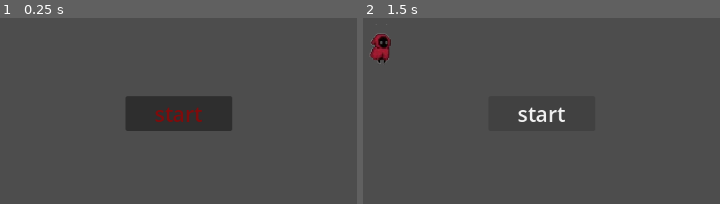
Above: before the commit, frames 1-2 (left to right).
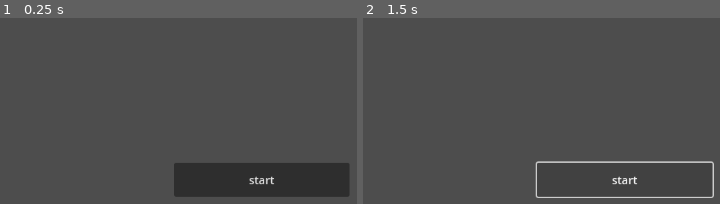
Above: after the commit, the same moments.

Repository: chochodile14/rpg
Game: Godot game, scene res://hub.tscn
The game is run twice, just before and just after one commit, with the same random seed, the same clock (stepped at 60 frames per second) and the same inputs.
Inputs:
- Up to frame 1 (0.25 s): no input
- Up to frame 2 (1.5 s): click "start" at 0.5 s; click "start" at 1.25 s

The runs differ from the first frame. In frame 1, 14% of the frame differs, in the area x 35-98%, y 41-97%; in frame 2, 2.3%.
Error after the commit: Attempt to call function 'hide' in base 'null instance' on a null instance. (res://hub.tscn::GDScript_qlmhu:15)

Commit message:
deso
voila le debut

Diff:
--- /dev/null
+++ b/programme du rpg/button.gd
@@ -0,0 +1,14 @@
+extends Button
+
+
+
+func _ready() -> void:
+	pass
+
+
+func _on_button_pressed() -> void:
+	$Button.hide()
+	get_tree().change_scene_to_file("res://map.tscn")
+
+func _process(delta: float) -> void:
+	pass
--- a/programme du rpg/character_body_2d.gd
+++ b/programme du rpg/character_body_2d.gd
@@ -1,11 +1,19 @@
 extends CharacterBody2D
-@export var speed =400
+@export var speed = 400
+var screen_size
+func _ready() -> void:
+	screen_size = get_viewport_rect().size
 
-func process(delta):
+func _process(delta: float) -> void:
 	var velocity = Vector2.ZERO
-
-	velocity.x += Input.get_axis("mouvement_gauche","mouvement_droit")
-	velocity.y += Input.get_axis("mouvement_haut","mouvement_bas")
+	if Input.is_action_pressed("mouvement_droit"):
+		velocity.x += 1
+	if Input.is_action_pressed("mouvement_gauche"):
+		velocity.x -= 1
+	if Input.is_action_pressed("mouvement_haut"):
+		velocity.y -= 1
+	if Input.is_action_pressed("mouvement_bas"):
+		velocity.y += 1
 
 	if velocity.length() > 0:
 		velocity = velocity.normalized() * speed;
@@ -14,6 +22,7 @@
 		$AnimatedSprite2D.stop()
 
 	position += velocity * delta
+	position = position.clamp(Vector2.ZERO, screen_size)
 
 	if velocity.x != 0:
 		$AnimatedSprite2D.animation = "walk"
--- a/programme du rpg/hub.gd
+++ /dev/null
@@ -1,16 +0,0 @@
-extends CanvasLayer
-signal start_game
-
-
-func _ready() -> void:
-	pass
-
-
-func _process(delta: float) -> void:
-	pass
-
-
-func _on_button_pressed() -> void:
-	start_game.emit()
-	$start.hide()
-	get_tree().change_scene_to_file("res://map.tscn")
--- a/programme du rpg/hub.tscn
+++ b/programme du rpg/hub.tscn
@@ -1,33 +1,35 @@
-[gd_scene load_steps=3 format=3 uid="uid://iqsa7thkgt43"]
+[gd_scene load_steps=3 format=3 uid="uid://qdl1o1fy4y1m"]
 
-[ext_resource type="Script" uid="uid://crxlrsirhbe44" path="res://hub.gd" id="1_l10or"]
+[ext_resource type="Script" uid="uid://duq8scgdy4ldm" path="res://button.gd" id="1_l10or"]
 
-[sub_resource type="GDScript" id="GDScript_hjueh"]
-script/source = "extends Button
-
+[sub_resource type="GDScript" id="GDScript_qlmhu"]
+script/source = "extends CanvasLayer
+signal start_game
 
 
 func _ready() -> void:
 	pass
 
 
-
 func _process(delta: float) -> void:
 	pass
+
+
+func _on_button_pressed() -> void:
+	start_game.emit()
+	$start.hide()
+	get_tree().change_scene_to_file(\"res://map.tscn\")
 "
 
 [node name="hub" type="CanvasLayer"]
+script = SubResource("GDScript_qlmhu")
+
+[node name="Button" type="Button" parent="."]
+offset_left = 522.0
+offset_top = 284.0
+offset_right = 775.0
+offset_bottom = 333.0
+text = "start"
 script = ExtResource("1_l10or")
 
-[node name="start" type="Button" parent="."]
-offset_left = 452.0
-offset_top = 188.0
-offset_right = 606.0
-offset_bottom = 238.0
-theme_override_colors/font_disabled_color = Color(0, 0.823529, 0, 1)
-theme_override_colors/font_color = Color(0.607843, 0, 0, 0.745098)
-theme_override_font_sizes/font_size = 30
-text = "start"
-script = SubResource("GDScript_hjueh")
-
-[connection signal="pressed" from="start" to="." method="_on_button_pressed"]
+[connection signal="pressed" from="Button" to="." method="_on_button_pressed"]
--- a/programme du rpg/map.tscn
+++ b/programme du rpg/map.tscn
@@ -1,11 +1,17 @@
-[gd_scene load_steps=4 format=3 uid="uid://dr445gttfhtbh"]
+[gd_scene load_steps=5 format=3 uid="uid://dr445gttfhtbh"]
 
 [ext_resource type="Script" uid="uid://c1kmsxi42sv7w" path="res://map.gd" id="1_wijl4"]
 [ext_resource type="PackedScene" uid="uid://bv4yubv0w5x82" path="res://character_body.tscn" id="2_e0an3"]
-[ext_resource type="PackedScene" uid="uid://iqsa7thkgt43" path="res://hub.tscn" id="3_e0an3"]
+[ext_resource type="Texture2D" uid="uid://d2aq4xaiotbcf" path="res://art/a.jpeg" id="2_p5pve"]
+[ext_resource type="PackedScene" uid="uid://qdl1o1fy4y1m" path="res://hub.tscn" id="3_e0an3"]
 
 [node name="map" type="Node2D"]
 script = ExtResource("1_wijl4")
+
+[node name="TextureRect" type="TextureRect" parent="."]
+offset_right = 1147.0
+offset_bottom = 828.0
+texture = ExtResource("2_p5pve")
 
 [node name="CharacterBody2D" parent="." instance=ExtResource("2_e0an3")]
 
--- a/programme du rpg/project.godot
+++ b/programme du rpg/project.godot
@@ -11,7 +11,7 @@
 [application]
 
 config/name="RPG"
-run/main_scene="uid://iqsa7thkgt43"
+run/main_scene="uid://qdl1o1fy4y1m"
 config/features=PackedStringArray("4.4", "Forward Plus")
 config/icon="res://icon.svg"
 
@@ -23,14 +23,19 @@
 
 [input]
 
+mouvement_droit={
+"deadzone": 0.2,
+"events": [Object(InputEventKey,"resource_local_to_scene":false,"resource_name":"","device":-1,"window_id":0,"alt_pressed":false,"shift_pressed":false,"ctrl_pressed":false,"meta_pressed":false,"pressed":false,"keycode":0,"physical_keycode":68,"key_label":0,"unicode":100,"location":0,"echo":false,"script":null)
+]
+}
 mouvement_gauche={
 "deadzone": 0.2,
-"events": [null, Object(InputEventKey,"resource_local_to_ …(260 unchanged characters)…
+"events": [Object(InputEventKey,"resource_local_to_ …(260 unchanged characters)…
 ]
 }
-mouvement_droit={
+mouvement_bas={
 "deadzone": 0.2,
-"events": [null, Object(InputEventKey,"resource_local_to_scene":false,"resource_name":"","device":-1,"window_id":0,"alt_pressed":false,"shift_pressed":false,"ctrl_pressed":false,"meta_pressed":false,"pressed":false,"keycode":0,"physical_keycode":68,"key_label":0,"unicode":100,"location":0,"echo":false,"script":null)
+"events": [Object(InputEventKey,"resource_local_to_scene":false,"resource_name":"","device":-1,"window_id":0,"alt_pressed":false,"shift_pressed":false,"ctrl_pressed":false,"meta_pressed":false,"pressed":false,"keycode":0,"physical_keycode":83,"key_label":0,"unicode":115,"location":0,"echo":false,"script":null)
 ]
 }
 mouvement_haut={
@@ -38,8 +43,3 @@
 "events": [Object(InputEventKey,"resource_local_to_scene":false,"resource_name":"","device":-1,"window_id":0,"alt_press …(192 unchanged characters)…
 ]
 }
-mouvement_bas={
-"deadzone": 0.2,
-"events": [Object(InputEventKey,"resource_local_to_scene":false,"resource_name":"","device":-1,"window_id":0,"alt_pressed":false,"shift_pressed":false,"ctrl_pressed":false,"meta_pressed":false,"pressed":false,"keycode":0,"physical_keycode":83,"key_label":0,"unicode":115,"location":0,"echo":false,"script":null)
-]
-}
Not shown, added: programme du rpg/button.gd.uid
Not shown, removed: programme du rpg/hub.gd.uid
